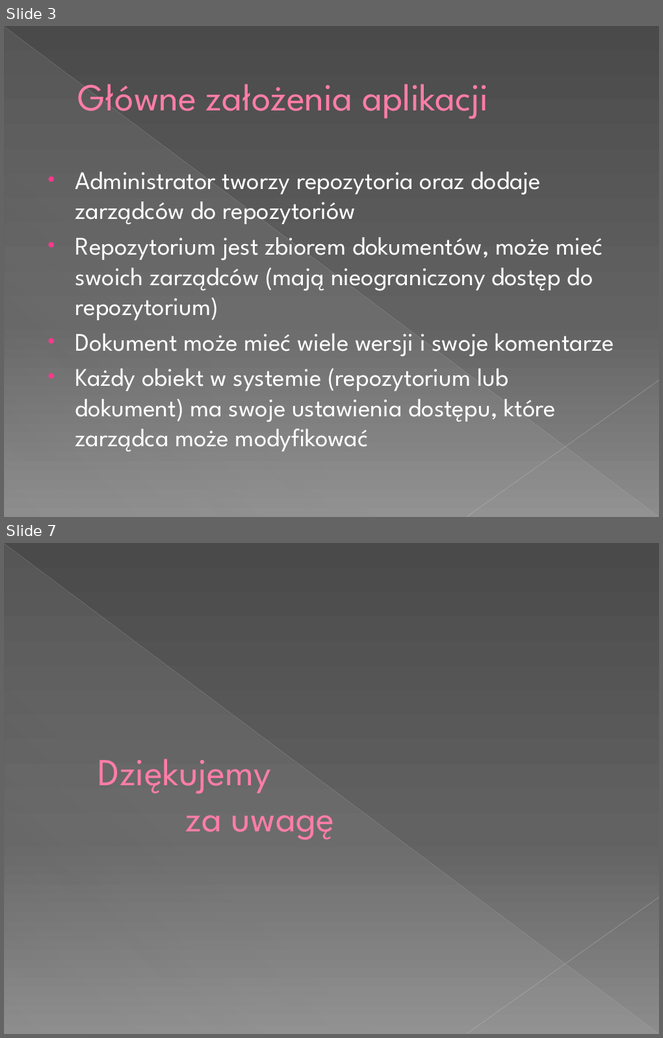
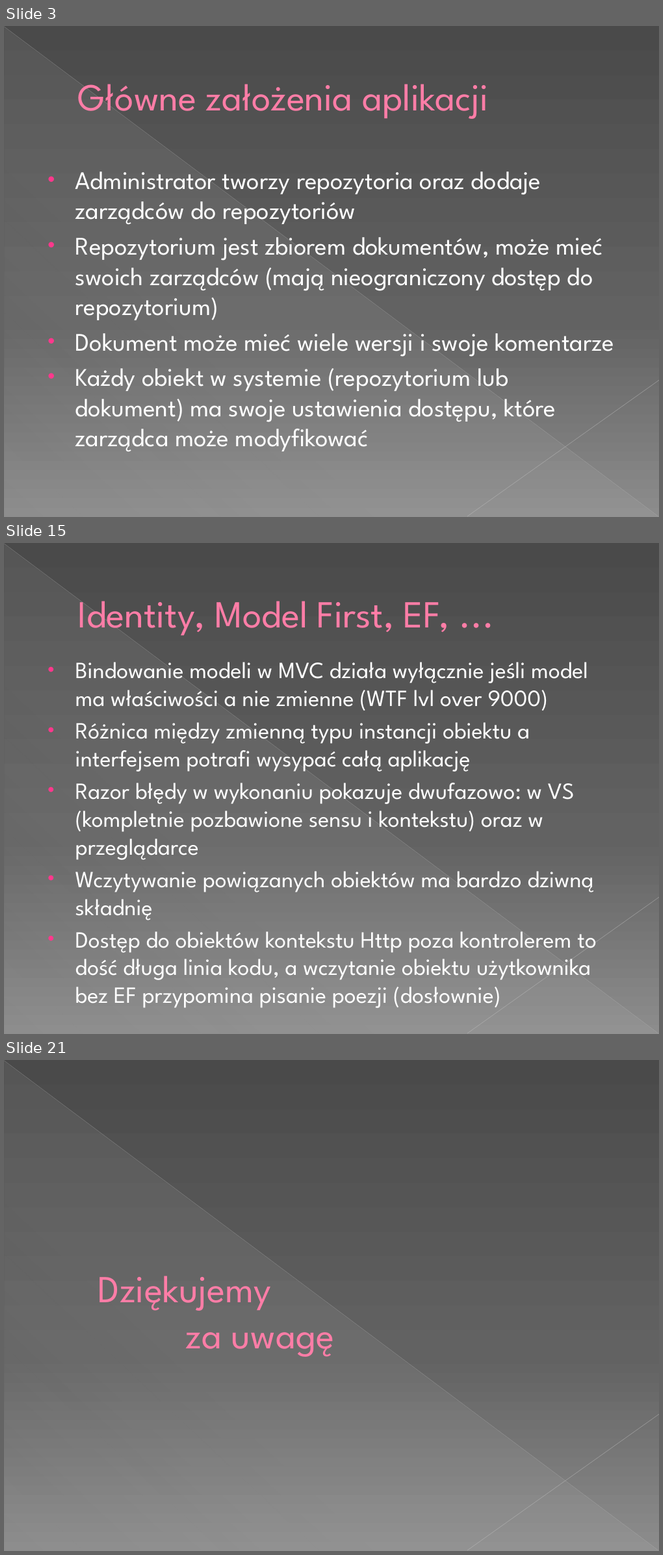
Before and after one commit to tMaxx/docspin, a slide deck: prez/112 Aplikacja do zarządzania obiegiem dokumentów.pptx. Shown one above the other, each under a label of ours: slides 3 and 7 before the commit, slides 3, 15 and 21 after it; the slides between them are not shown. The pictures are 663x1038 and 663x1555 pixels, drawn with LibreOffice and Linux fonts; fonts in the diff are those of the drawing. Boxes give left, top, right and bottom in pixels: in the first picture for what was removed or moved away, otherwise in the second. Text is boxed around its words. In the diff, an @@ line names an element or a change of style, - is before the commit and + after.

```diff
--- a/prez/112 Aplikacja do zarządzania obiegiem dokumentów.pptx
+++ b/prez/112 Aplikacja do zarządzania obiegiem dokumentów.pptx
@@ slide 15 added at (x1=4, y1=543, x2=659, y2=1034), background gradient #4A4A4A to #626262 to #8C8C8C; not listed: 3 template elements that a slide beside it also shows @@
@@ title added at (x1=78, y1=601, x2=450, y2=635), 42 pt, text #FF7DA7 @@
+Identity, Model First, EF, ...
@@ text added at (x1=76, y1=662, x2=597, y2=1008), 25.5 pt, text #FFFFFF @@
+• Bindowanie modeli w MVC działa wyłącznie jeśli model ma właściwości a nie zmienne (WTF lvl over 9000)
+• Różnica między zmienną typu instancji obiektu a interfejsem potrafi wysypać całą aplikację
+• Razor błędy w wykonaniu pokazuje dwufazowo: w VS (kompletnie pozbawione sensu i kontekstu) oraz w przeglądarce
+• Wczytywanie powiązanych obiektów ma bardzo dziwną składnię
+• Dostęp do obiektów kontekstu Http poza kontrolerem to dość długa linia kodu, a wczytanie obiektu użytkownika bez EF przypomina pisanie poezji (dosłownie)
@@ what was slide 7 is now slide 21 @@
```
Also in this commit, not shown: 1 slide changed, 15 other slides added, 2 slides removed.
